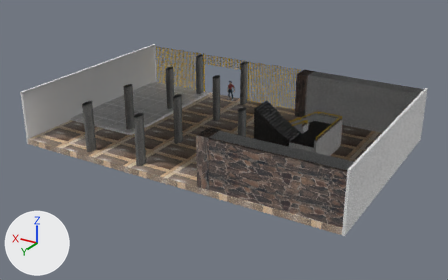
An edit to the Blender file Blender/conjunto_norte.blend, drawn before and after from the same camera.
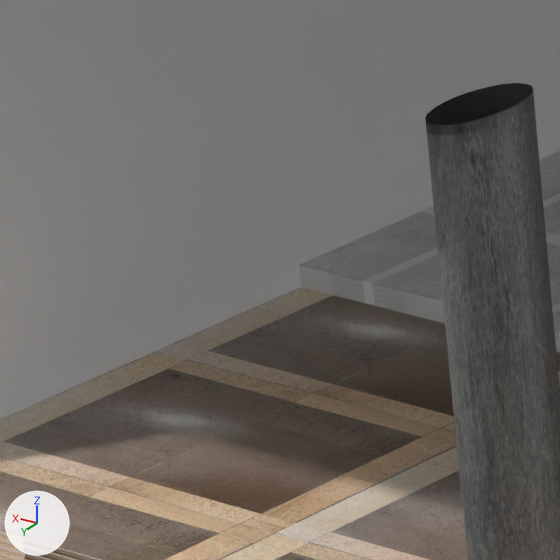
The first picture shows the older version from a 50 mm lens placed at (-66.1, 111.2, 41.4), pointed at (-17.1, 29.5, 0.6). The close-ups show the older and then the newer version on the part from 9% to 21% of the width and 33% to 52% of the height of that picture. Only the edits that show in the close-ups are written down. Every picture has the same lights, and +X, +Y and +Z are marked at lower left.
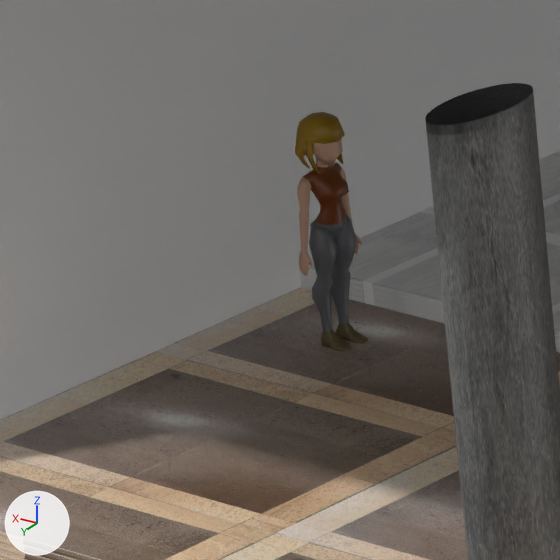
Edits to the bpy script that builds the scene:
```text
Add mat_cuerpo_002:
    mat_cuerpo_002 = bpy.data.materials.new('cuerpo.002')
    # uses the picture img_cuerpotextura_002
Add ob_brazoder_003:
    ob_brazoder_003 = bpy.data.objects.new('brazoDer.003', me_cylinder_038)  # 138 vertices, 133 faces; spans x -6.28..-3.06, y -1.32..1.64, z -14.89..-1.48
    ob_brazoder_003.location = (9.13, 37.24, 3.69)
    ob_brazoder_003.rotation_euler = (0.0, 0.0, 4.712)  # degrees (0, 0, 270)
    ob_brazoder_003.scale = (0.0994, 0.0994, 0.123)
Add ob_brazoizq_003:
    ob_brazoizq_003 = bpy.data.objects.new('brazoIzq.003', me_cylinder_037)  # 138 vertices, 134 faces; spans x 2.98..6.28, y -1.32..1.64, z -14.89..-1.49
    ob_brazoizq_003.location = (9.13, 37.24, 3.69)
    ob_brazoizq_003.rotation_euler = (0.0, 0.0, 4.712)  # degrees (0, 0, 270)
    ob_brazoizq_003.scale = (0.0994, 0.0994, 0.123)
Add ob_cabeza_003:
    ob_cabeza_003 = bpy.data.objects.new('cabeza.003', me_cube_124)  # 156 vertices, 152 faces; spans x -1.19..1.19, y -1.14..1.09, z -0.98..1.6; in mat_material_052 (picture img_grid_002)
    ob_cabeza_003.location = (9.09, 37.23, 3.9)
    ob_cabeza_003.rotation_euler = (0.0, 0.0, 4.712)  # degrees (0, 0, 270)
    ob_cabeza_003.scale = (0.289, 0.289, 0.289)
Add ob_cube_113:
    ob_cube_113 = bpy.data.objects.new('Cube.113', me_cube_123)  # 98 vertices, 96 faces; spans x 2.59..5.39, y -1.26..1.32, z -1.16..2.01
    ob_cube_113.parent = ob_cabeza_003
    ob_cube_113.location = (-1.136, -0.628, 1.207)
    ob_cube_113.scale = (0.289, 0.289, 0.289)
Add ob_cuerpo_002:
    ob_cuerpo_002 = bpy.data.objects.new('cuerpo.002', me_cylinder_036)  # 187 vertices, 165 faces; spans x -3.93..3.97, y -3.77..2.37, z -11.18..1.21
    ob_cuerpo_002.location = (9.13, 37.24, 3.69)
    ob_cuerpo_002.rotation_euler = (0.0, 0.0, 4.712)  # degrees (0, 0, 270)
    ob_cuerpo_002.scale = (0.0994, 0.0994, 0.123)
Add ob_piernader_003:
    ob_piernader_003 = bpy.data.objects.new('piernaDer.003', me_cylinder_035)  # 154 vertices, 146 faces; spans x -4.1..-0.4, y -4.0..2.4, z -26.1..-8.2
    ob_piernader_003.location = (9.13, 37.24, 3.69)
    ob_piernader_003.rotation_euler = (0.0, 0.0, 4.712)  # degrees (0, 0, 270)
    ob_piernader_003.scale = (0.0994, 0.0994, 0.123)
Add ob_piernaizq_003:
    ob_piernaizq_003 = bpy.data.objects.new('piernaIzq.003', me_cylinder_034)  # 154 vertices, 146 faces; spans x 0.4..4.1, y -4.0..2.4, z -26.1..-8.2
    ob_piernaizq_003.location = (9.13, 37.24, 3.69)
    ob_piernaizq_003.rotation_euler = (0.0, 0.0, 4.712)  # degrees (0, 0, 270)
    ob_piernaizq_003.scale = (0.0994, 0.0994, 0.123)
```

What differs and where, as boxes [x1, y1, x2, y2] in the close-ups (560 x 560 px):
'piernaDer.003', added
    after: [309, 223, 352, 351]
'cuerpo.002', added (brown)
    after: [303, 159, 349, 239]
'piernaIzq.003', added
    after: [330, 215, 368, 343]
'Cube.113', added (brown)
    after: [295, 112, 345, 174]
'brazoDer.003', added (brown)
    after: [297, 177, 312, 276]
'cabeza.003', added (brown)
    after: [304, 138, 343, 166]
'brazoIzq.003', added
    after: [340, 167, 362, 254]
